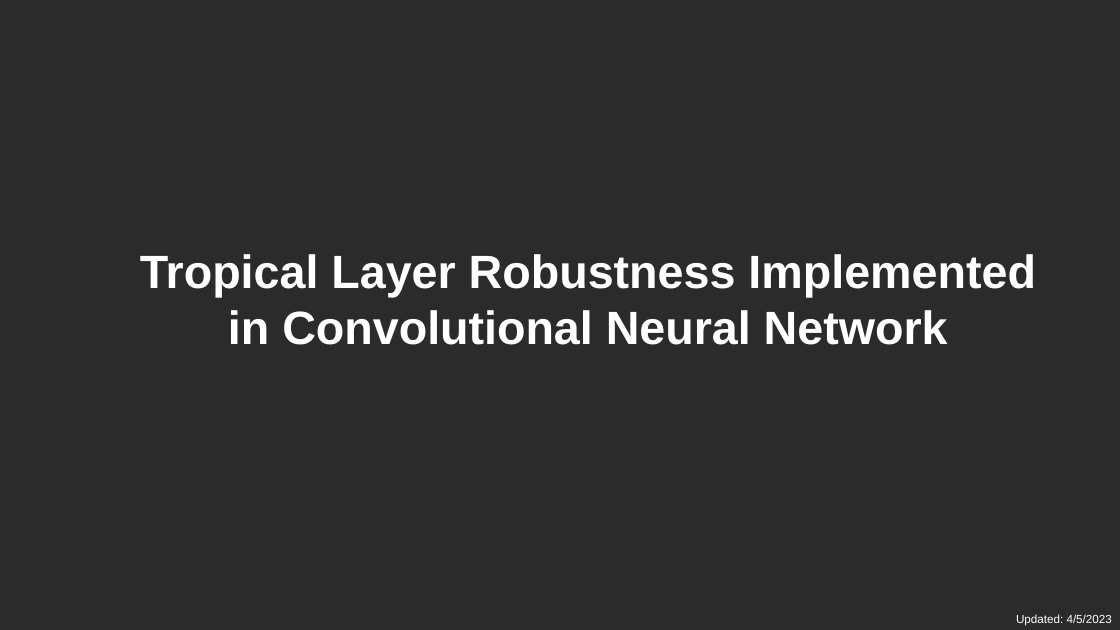
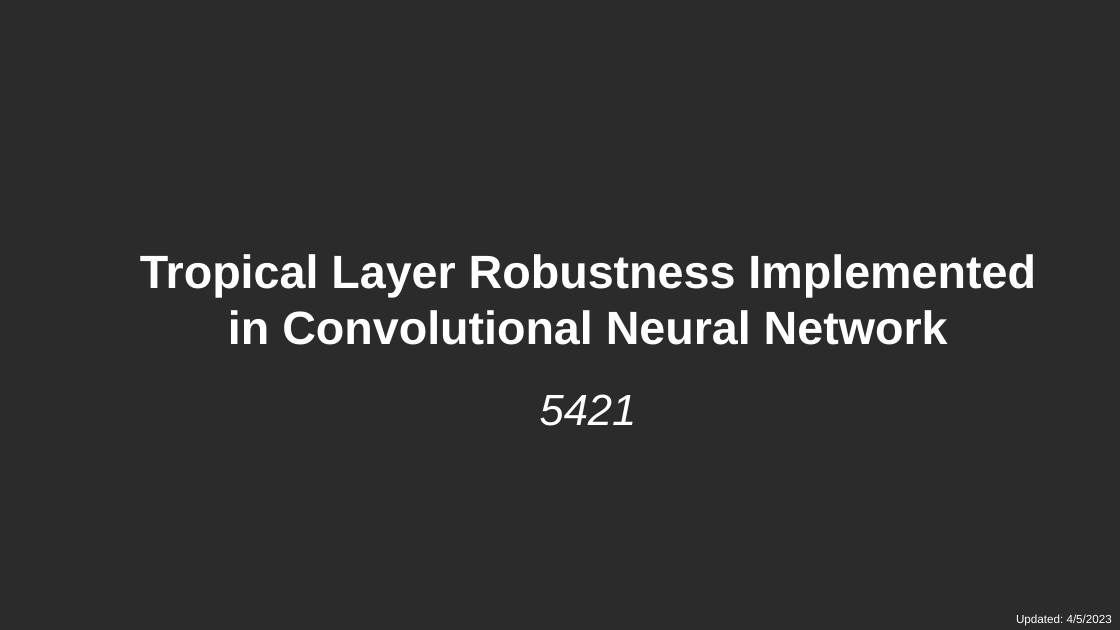
Before and after one commit to deryk96/TropicalNN, a slide deck: slide 1 of Topical Neural Networks Update - 02Nov23.pptx. Drawn at 1120x630 pixels with LibreOffice and Linux fonts; fonts in the diff are those of the drawing; background and template pictures are left out; a plain dark background stands for a picture behind light text. Boxes give left, top, right and bottom in pixels: in the first picture for what was removed or moved away, otherwise in the second. Text is boxed around its words. In the diff, an @@ line names an element or a change of style, - is before the commit and + after.

```diff
--- a/Topical Neural Networks Update - 02Nov23.pptx
+++ b/Topical Neural Networks Update - 02Nov23.pptx
@@ subtitle added at (x1=540, y1=394, x2=637, y2=426), 37.3 pt, text #FFFFFF, italic @@
+5421
```
Also in this commit, not shown: 3 other slides changed, 5 slides added, 38 other files.
